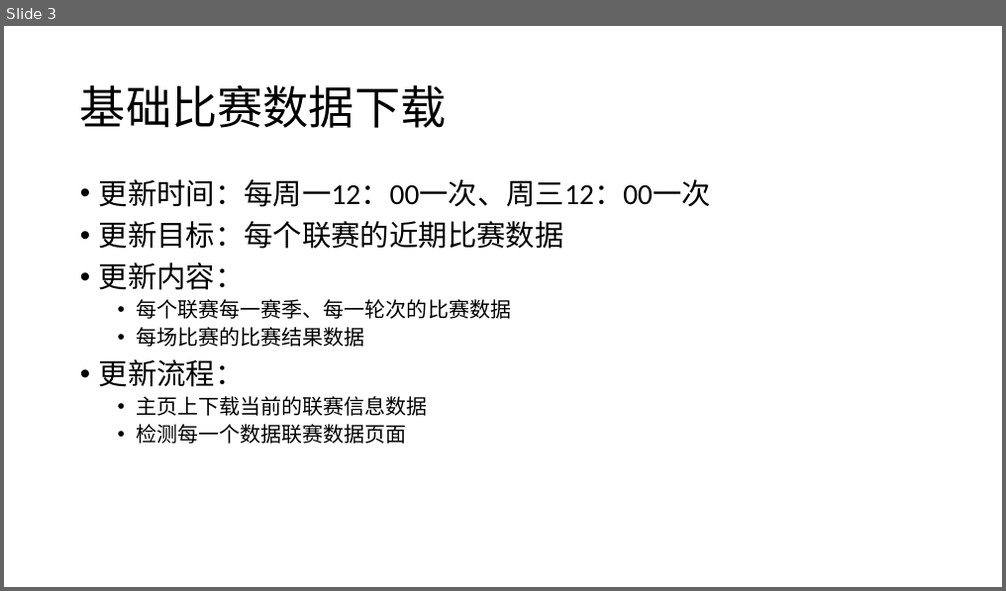
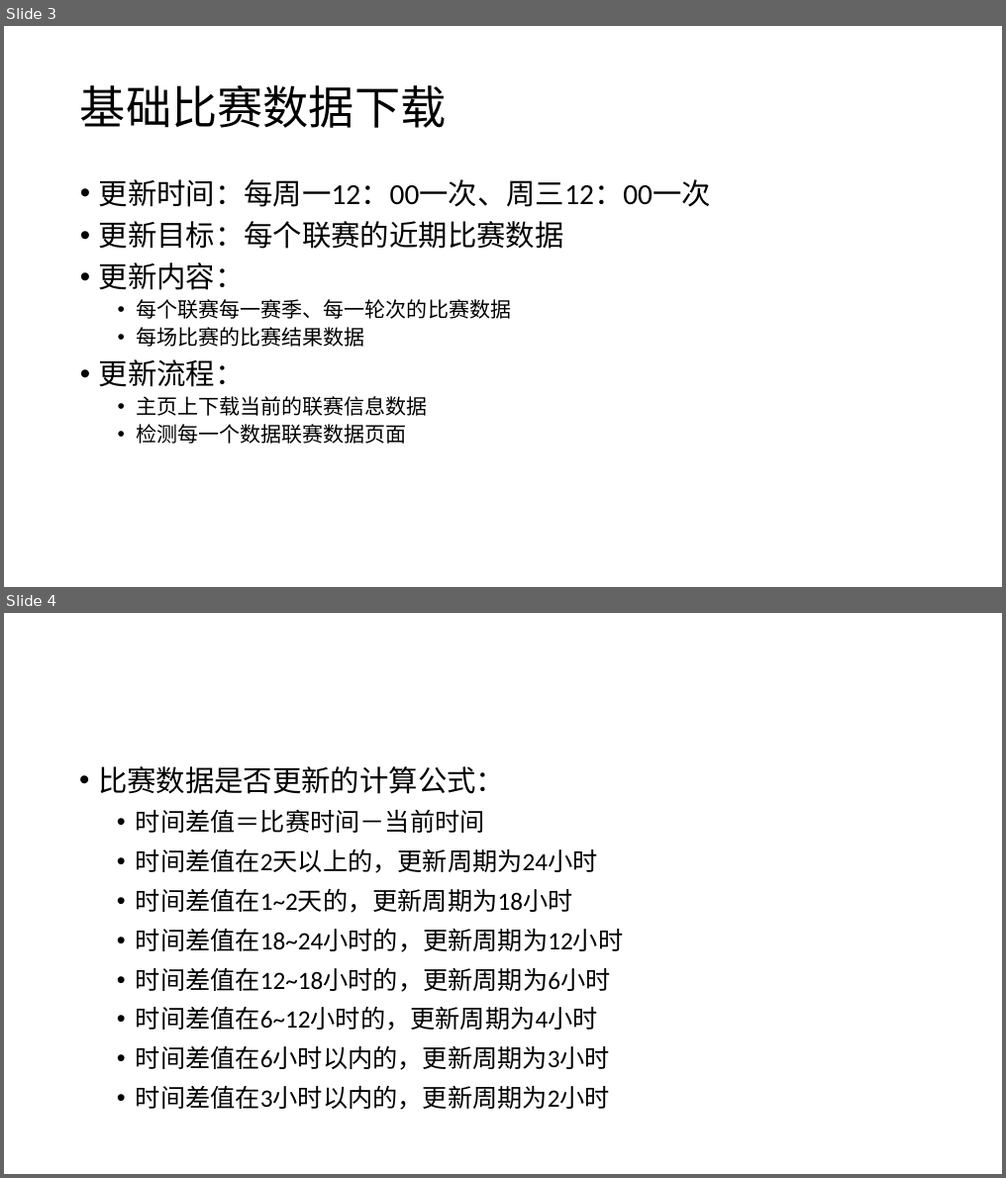
Before and after one commit to dsjzzwdy0/Soccer-web, a slide deck: 设计文档/设计图纸.pptx. Shown one above the other, each under a label of ours: slide 3 before the commit, slides 3 and 4 after it. The pictures are 1006x591 and 1006x1178 pixels, drawn with LibreOffice and Linux fonts; fonts in the diff are those of the drawing. Boxes give left, top, right and bottom in pixels: in the first picture for what was removed or moved away, otherwise in the second. Text is boxed around its words. In the diff, an @@ line names an element or a change of style, - is before the commit and + after.

```diff
--- a/设计文档/设计图纸.pptx
+++ b/设计文档/设计图纸.pptx
@@ slide 4 added at (x1=4, y1=613, x2=1002, y2=1174), background #FFFFFF @@
@@ text added at (x1=98, y1=766, x2=623, y2=1110), 24 pt, text #000000 @@
+• 比赛数据是否更新的计算公式：
+  • 时间差值＝比赛时间－当前时间
+  • 时间差值在2天以上的，更新周期为24小时
+  • 时间差值在1~2天的，更新周期为18小时
+  • 时间差值在18~24小时的，更新周期为12小时
+  • 时间差值在12~18小时的，更新周期为6小时
+  • 时间差值在6~12小时的，更新周期为4小时
+  • 时间差值在6小时以内的，更新周期为3小时
+  • 时间差值在3小时以内的，更新周期为2小时
```
Also in this commit, not shown: 5 other files.
